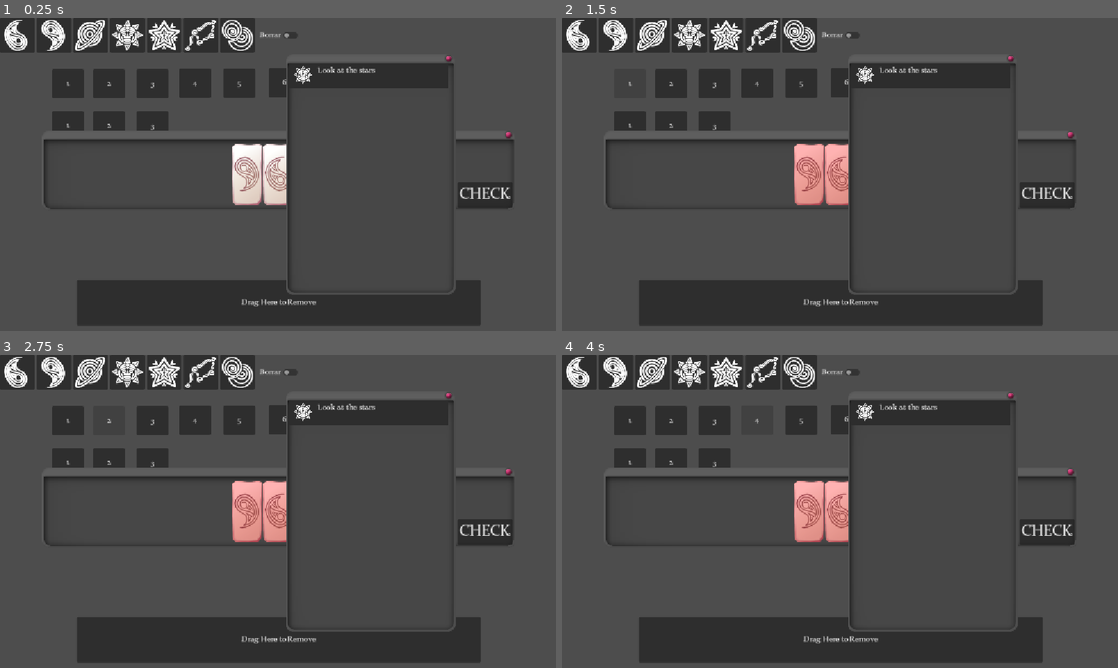
Above: before the commit, frames 1-4 (two rows, left to right).
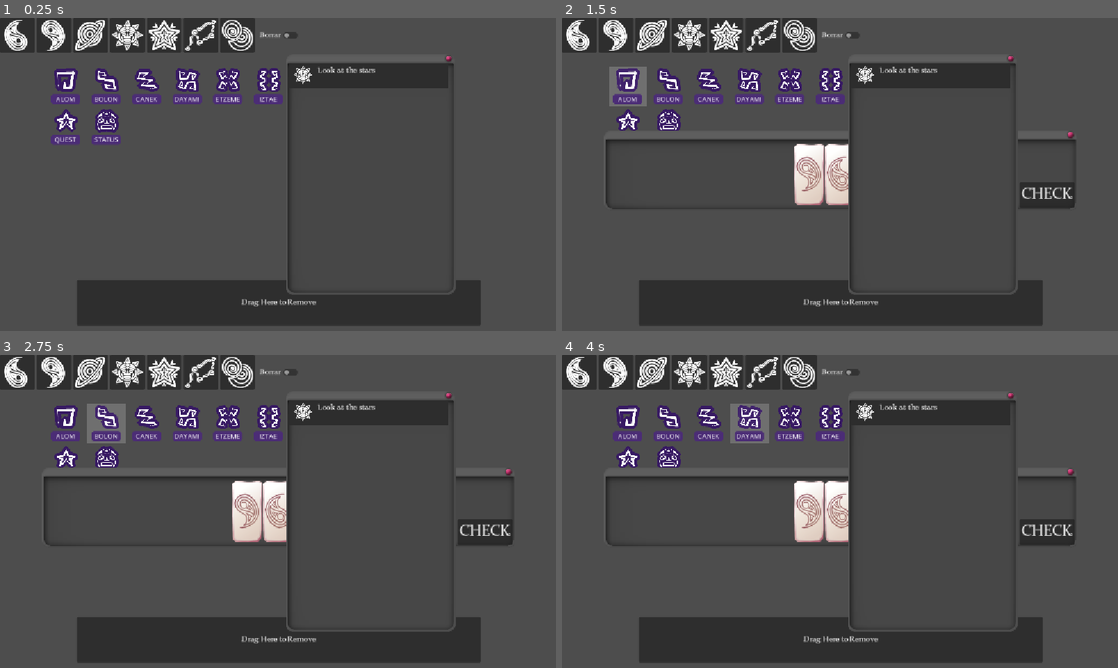
Above: after the commit, the same moments.

Repository: Wendfrey/minijam_210_astral
Game: Godot game, scene res://demo_world.tscn
Same seed, same stepped clock (60 frames per second), same inputs: the game is played once before the commit and once after it. This scene is started directly instead of the project's main scene.
Inputs (mouse positions are in pixels of both pictures, inside the frame that each line leads up to; where the layout moved, square brackets give the same spot in the first picture):
- Up to frame 1 (0.25 s): no input
- Up to frame 2 (1.5 s): click (578, 36) [1045, 196] at 0.5 s; click "1" (after the commit: "ALOM") at 1.25 s
- Up to frame 3 (2.75 s): click "2" (after the commit: "BOLON") at 2 s
- Up to frame 4 (4 s): click "3" (after the commit: "CANEK") at 2.75 s; click "4" (after the commit: "DAYAMI") at 3.5 s

The runs differ from the first frame. In frame 1, 8.4% of the frame differs, in the area x 7-93%, y 16-62%; in frame 2, 7.0%; in frame 3, 7.1%; in frame 4, 7.0%.
Error after the commit: Attempt to call function 'add_piece' in base 'null instance' on a null instance. (res://demo_world.gd:20)

Commit message:
el pc ya tiene iconos de pc

Diff:
--- a/minijam-210-astral/scripts/screenExplorer.gd
+++ b/minijam-210-astral/scripts/screenExplorer.gd
@@ -15,5 +15,5 @@
 func _on_level_1_pressed():
 	ventanaJuego.visible = true
 
-func _on_logos_icon_pressed():
+func _on_logros_icon_pressed():
 	ventanaLogros.visible = true
--- a/minijam-210-astral/test_world.tscn
+++ b/minijam-210-astral/test_world.tscn
@@ -9,10 +9,33 @@
 [ext_resource type="Script" uid="uid://c26vcft18jus7" path="res://scripts/ventanaLogros.gd" id="4_uu1iw"]
 [ext_resource type="StyleBox" uid="uid://bpiqrn1ci0mo5" path="res://assets/prefab/logroDisabled.tres" id="5_4tg7h"]
 [ext_resource type="StyleBox" uid="uid://beorh0uuf8ap2" path="res://assets/prefab/Ventana.tres" id="5_lf0gk"]
+[ext_resource type="Texture2D" uid="uid://bbvvelnsui5nr" path="res://assets/img/pcIcons/one.png" id="10_ud3vi"]
+[ext_resource type="FontFile" uid="uid://cf2ah2bsw2yn2" path="res://Font/OpenSans-VariableFont_wdth,wght.ttf" id="11_5457m"]
+[ext_resource type="Texture2D" uid="uid://cibjmv1ofc37s" path="res://assets/img/pcIcons/two.png" id="12_ivea3"]
+[ext_resource type="Texture2D" uid="uid://bmibwmgmvg0n5" path="res://assets/img/pcIcons/three.png" id="13_jvck6"]
+[ext_resource type="Texture2D" uid="uid://00stn1cgeept" path="res://assets/img/pcIcons/four.png" id="14_kfu6g"]
+[ext_resource type="Texture2D" uid="uid://delf51f0nm63s" path="res://assets/img/pcIcons/five.png" id="15_6mf5r"]
+[ext_resource type="Texture2D" uid="uid://slqlr2o10in3" path="res://assets/img/pcIcons/six.png" id="16_blr6d"]
+[ext_resource type="Texture2D" uid="uid://b4jdent5v26jt" path="res://assets/img/pcIcons/quest.png" id="17_blr6d"]
+[ext_resource type="Texture2D" uid="uid://d2vu8ntnxdq0m" path="res://assets/img/pcIcons/calendar.png" id="18_f2a6c"]
 
 [sub_resource type="StyleBoxEmpty" id="StyleBoxEmpty_cnaw2"]
 
 [sub_resource type="StyleBoxEmpty" id="StyleBoxEmpty_kt6p6"]
+
+[sub_resource type="StyleBoxEmpty" id="StyleBoxEmpty_5457m"]
+
+[sub_resource type="StyleBoxEmpty" id="StyleBoxEmpty_ivea3"]
+
+[sub_resource type="StyleBoxFlat" id="StyleBoxFlat_jvck6"]
+bg_color = Color(1, 1, 1, 0.19607843)
+
+[sub_resource type="StyleBoxFlat" id="StyleBoxFlat_5457m"]
+bg_color = Color(0.29411766, 0.17254902, 0.4627451, 1)
+corner_radius_top_left = 5
+corner_radius_top_right = 5
+corner_radius_bottom_right = 5
+corner_radius_bottom_left = 5
 
 [node name="TestWorld" type="Control" unique_id=1608082381 node_paths=PackedStringArray("ventanaJuego", "ventanaLogros")]
 layout_mode = 3
@@ -24,6 +47,7 @@
 [node name="Camera2D" type="Camera2D" parent="." unique_id=947224256]
 
 [node name="JuegoVentana" type="Panel" parent="." unique_id=626347948]
+visible = false
 z_index = -1
 layout_mode = 0
 offset_left = -483.0
@@ -137,90 +161,225 @@
 stream = ExtResource("4_dsnr4")
 bus = &"SFX"
 
-[node name="Level1" type="Button" parent="." unique_id=479343418]
-z_index = -2
-layout_mode = 0
-offset_left = -468.0
-offset_top = -218.0
-offset_right = -402.0
-offset_bottom = -158.0
-text = "1"
-
-[node name="Level2" type="Button" parent="." unique_id=182743872]
-z_index = -2
-layout_mode = 0
-offset_left = -383.0
-offset_top = -218.0
-offset_right = -317.0
-offset_bottom = -158.0
-text = "2"
-
-[node name="Level3" type="Button" parent="." unique_id=605259979]
-z_index = -2
-layout_mode = 0
-offset_left = -293.0
-offset_top = -218.0
-offset_right = -227.0
-offset_bottom = -158.0
-text = "3"
-
-[node name="Level4" type="Button" parent="." unique_id=1764570006]
-z_index = -2
-layout_mode = 0
-offset_left = -205.0
-offset_top = -219.0
-offset_right = -139.0
-offset_bottom = -159.0
-text = "4"
-
-[node name="Level5" type="Button" parent="." unique_id=967885779]
-z_index = -2
-layout_mode = 0
-offset_left = -113.0
-offset_top = -219.0
-offset_right = -47.0
-offset_bottom = -159.0
-text = "5"
-
-[node name="Level6" type="Button" parent="." unique_id=1666077598]
-z_index = -2
-layout_mode = 0
-offset_left = -19.0
-offset_top = -220.0
-offset_right = 47.0
-offset_bottom = -160.0
-text = "6"
-
-[node name="LogosIcon" type="Button" parent="." unique_id=740900932]
-z_index = -2
-layout_mode = 0
-offset_left = -468.0
-offset_top = -131.0
-offset_right = -402.0
-offset_bottom = -71.0
-text = "1"
-
-[node name="StatusIcon" type="Button" parent="." unique_id=1021764294]
-z_index = -2
-layout_mode = 0
-offset_left = -383.0
-offset_top = -131.0
-offset_right = -317.0
-offset_bottom = -71.0
-text = "2"
-
-[node name="CreditsIcon" type="Button" parent="." unique_id=461871487]
-z_index = -2
-layout_mode = 0
-offset_left = -293.0
-offset_top = -131.0
-offset_right = -227.0
-offset_bottom = -71.0
-text = "3"
+[node name="GridContainer" type="GridContainer" parent="." unique_id=1397467646]
+layout_mode = 0
+offset_left = -479.0
+offset_top = -222.0
+offset_right = 56.0
+offset_bottom = 6.0
+columns = 6
+
+[node name="Level1" type="Button" parent="GridContainer" unique_id=1020927165]
+z_index = -2
+custom_minimum_size = Vector2(80, 80)
+layout_mode = 2
+theme_override_styles/normal = SubResource("StyleBoxEmpty_5457m")
+theme_override_styles/pressed = SubResource("StyleBoxEmpty_ivea3")
+theme_override_styles/hover = SubResource("StyleBoxFlat_jvck6")
+
+[node name="Sprite2D" type="Sprite2D" parent="GridContainer/Level1" unique_id=2130583886]
+position = Vector2(40, 27)
+scale = Vector2(0.5, 0.5)
+texture = ExtResource("10_ud3vi")
+
+[node name="Label" type="Label" parent="GridContainer/Level1" unique_id=615570788]
+layout_mode = 0
+offset_left = 9.0
+offset_top = 56.0
+offset_right = 69.0
+offset_bottom = 76.0
+theme_override_fonts/font = ExtResource("11_5457m")
+theme_override_font_sizes/font_size = 14
+theme_override_styles/normal = SubResource("StyleBoxFlat_5457m")
+text = "ALOM"
+horizontal_alignment = 1
+vertical_alignment = 1
+
+[node name="Level2" type="Button" parent="GridContainer" unique_id=1735881038]
+z_index = -2
+custom_minimum_size = Vector2(80, 80)
+layout_mode = 2
+theme_override_styles/normal = SubResource("StyleBoxEmpty_5457m")
+theme_override_styles/pressed = SubResource("StyleBoxEmpty_ivea3")
+theme_override_styles/hover = SubResource("StyleBoxFlat_jvck6")
+
+[node name="Sprite2D" type="Sprite2D" parent="GridContainer/Level2" unique_id=1338345356]
+position = Vector2(40, 27)
+scale = Vector2(0.5, 0.5)
+texture = ExtResource("12_ivea3")
+
+[node name="Label" type="Label" parent="GridContainer/Level2" unique_id=1491030413]
+layout_mode = 0
+offset_left = 9.0
+offset_top = 56.0
+offset_right = 69.0
+offset_bottom = 76.0
+theme_override_fonts/font = ExtResource("11_5457m")
+theme_override_font_sizes/font_size = 14
+theme_override_styles/normal = SubResource("StyleBoxFlat_5457m")
+text = "BOLON"
+horizontal_alignment = 1
+vertical_alignment = 1
+
+[node name="Level3" type="Button" parent="GridContainer" unique_id=1445289388]
+z_index = -2
+custom_minimum_size = Vector2(80, 80)
+layout_mode = 2
+theme_override_styles/normal = SubResource("StyleBoxEmpty_5457m")
+theme_override_styles/pressed = SubResource("StyleBoxEmpty_ivea3")
+theme_override_styles/hover = SubResource("StyleBoxFlat_jvck6")
+
+[node name="Sprite2D" type="Sprite2D" parent="GridContainer/Level3" unique_id=805579523]
+position = Vector2(40, 27)
+scale = Vector2(0.5, 0.5)
+texture = ExtResource("13_jvck6")
+
+[node name="Label" type="Label" parent="GridContainer/Level3" unique_id=1464998637]
+layout_mode = 0
+offset_left = 9.0
+offset_top = 56.0
+offset_right = 69.0
+offset_bottom = 76.0
+theme_override_fonts/font = ExtResource("11_5457m")
+theme_override_font_sizes/font_size = 14
+theme_override_styles/normal = SubResource("StyleBoxFlat_5457m")
+text = "CANEK"
+horizontal_alignment = 1
+vertical_alignment = 1
+
+[node name="Level4" type="Button" parent="GridContainer" unique_id=1099758036]
+z_index = -2
+custom_minimum_size = Vector2(80, 80)
+layout_mode = 2
+theme_override_styles/normal = SubResource("StyleBoxEmpty_5457m")
+theme_override_styles/pressed = SubResource("StyleBoxEmpty_ivea3")
+theme_override_styles/hover = SubResource("StyleBoxFlat_jvck6")
+
+[node name="Sprite2D" type="Sprite2D" parent="GridContainer/Level4" unique_id=1461523626]
+position = Vector2(40, 27)
+scale = Vector2(0.5, 0.5)
+texture = ExtResource("14_kfu6g")
+
+[node name="Label" type="Label" parent="GridContainer/Level4" unique_id=1156903890]
+layout_mode = 0
+offset_left = 9.0
+offset_top = 56.0
+offset_right = 69.0
+offset_bottom = 76.0
+theme_override_fonts/font = ExtResource("11_5457m")
+theme_override_font_sizes/font_size = 14
+theme_override_styles/normal = SubResource("StyleBoxFlat_5457m")
+text = "DAYAMI"
+horizontal_alignment = 1
+vertical_alignment = 1
+
+[node name="Level5" type="Button" parent="GridContainer" unique_id=1544904367]
+z_index = -2
+custom_minimum_size = Vector2(80, 80)
+layout_mode = 2
+theme_override_styles/normal = SubResource("StyleBoxEmpty_5457m")
+theme_override_styles/pressed = SubResource("StyleBoxEmpty_ivea3")
+theme_override_styles/hover = SubResource("StyleBoxFlat_jvck6")
+
+[node name="Sprite2D" type="Sprite2D" parent="GridContainer/Level5" unique_id=497505549]
+position = Vector2(40, 27)
+scale = Vector2(0.5, 0.5)
+texture = ExtResource("15_6mf5r")
+
+[node name="Label" type="Label" parent="GridContainer/Level5" unique_id=330726211]
+layout_mode = 0
+offset_left = 9.0
+offset_top = 56.0
+offset_right = 69.0
+offset_bottom = 76.0
+theme_override_fonts/font = ExtResource("11_5457m")
+theme_override_font_sizes/font_size = 14
+theme_override_styles/normal = SubResource("StyleBoxFlat_5457m")
+text = "ETZEME"
+horizontal_alignment = 1
+vertical_alignment = 1
+
+[node name="Level6" type="Button" parent="GridContainer" unique_id=60457974]
+z_index = -2
+custom_minimum_size = Vector2(80, 80)
+layout_mode = 2
+theme_override_styles/normal = SubResource("StyleBoxEmpty_5457m")
+theme_override_styles/pressed = SubResource("StyleBoxEmpty_ivea3")
+theme_override_styles/hover = SubResource("StyleBoxFlat_jvck6")
+
+[node name="Sprite2D" type="Sprite2D" parent="GridContainer/Level6" unique_id=969410530]
+position = Vector2(40, 27)
+scale = Vector2(0.5, 0.5)
+texture = ExtResource("16_blr6d")
+
+[node name="Label" type="Label" parent="GridContainer/Level6" unique_id=1075021227]
+layout_mode = 0
+offset_left = 9.0
+offset_top = 56.0
+offset_right = 69.0
+offset_bottom = 76.0
+theme_override_fonts/font = ExtResource("11_5457m")
+theme_override_font_sizes/font_size = 14
+theme_override_styles/normal = SubResource("StyleBoxFlat_5457m")
+text = "IZTAE"
+horizontal_alignment = 1
+vertical_alignment = 1
+
+[node name="logrosIcon" type="Button" parent="GridContainer" unique_id=538487749]
+z_index = -2
+custom_minimum_size = Vector2(80, 80)
+layout_mode = 2
+theme_override_styles/normal = SubResource("StyleBoxEmpty_5457m")
+theme_override_styles/pressed = SubResource("StyleBoxEmpty_ivea3")
+theme_override_styles/hover = SubResource("StyleBoxFlat_jvck6")
+
+[node name="Sprite2D" type="Sprite2D" parent="GridContainer/logrosIcon" unique_id=945123223]
+position = Vector2(40, 27)
+scale = Vector2(0.5, 0.5)
+texture = ExtResource("17_blr6d")
+
+[node name="Label" type="Label" parent="GridContainer/logrosIcon" unique_id=1889913326]
+layout_mode = 0
+offset_left = 9.0
+offset_top = 56.0
+offset_right = 69.0
+offset_bottom = 76.0
+theme_override_fonts/font = ExtResource("11_5457m")
+theme_override_font_sizes/font_size = 14
+theme_override_styles/normal = SubResource("StyleBoxFlat_5457m")
+text = "QUEST"
+horizontal_alignment = 1
+vertical_alignment = 1
+
+[node name="statusIcon" type="Button" parent="GridContainer" unique_id=55806208]
+z_index = -2
+custom_minimum_size = Vector2(80, 80)
+layout_mode = 2
+theme_override_styles/normal = SubResource("StyleBoxEmpty_5457m")
+theme_override_styles/pressed = SubResource("StyleBoxEmpty_ivea3")
+theme_override_styles/hover = SubResource("StyleBoxFlat_jvck6")
+
+[node name="Sprite2D" type="Sprite2D" parent="GridContainer/statusIcon" unique_id=449479740]
+position = Vector2(40, 27)
+scale = Vector2(0.5, 0.5)
+texture = ExtResource("18_f2a6c")
+
+[node name="Label" type="Label" parent="GridContainer/statusIcon" unique_id=2137170778]
+layout_mode = 0
+offset_left = 9.0
+offset_top = 56.0
+offset_right = 69.0
+offset_bottom = 76.0
+theme_override_fonts/font = ExtResource("11_5457m")
+theme_override_font_sizes/font_size = 14
+theme_override_styles/normal = SubResource("StyleBoxFlat_5457m")
+text = "STATUS"
+horizontal_alignment = 1
+vertical_alignment = 1
 
 [connection signal="pressed" from="JuegoVentana/Button" to="RulesChecker" method="_on_button_pressed"]
 [connection signal="pressed" from="JuegoVentana/close" to="." method="_on_juego_close_pressed"]
 [connection signal="pressed" from="LogrosVentana/close" to="." method="_on_logros_close_pressed"]
 [connection signal="rule_check_result" from="RulesChecker" to="LevelManager" method="_on_rules_checker_result"]
-[connection signal="pressed" from="Level1" to="." method="_on_level_1_pressed"]
-[connection signal="pressed" from="LogosIcon" to="." method="_on_logos_icon_pressed"]
+[connection signal="pressed" from="GridContainer/Level1" to="." method="_on_level_1_pressed"]
+[connection signal="pressed" from="GridContainer/logrosIcon" to="." method="_on_logros_icon_pressed"]
